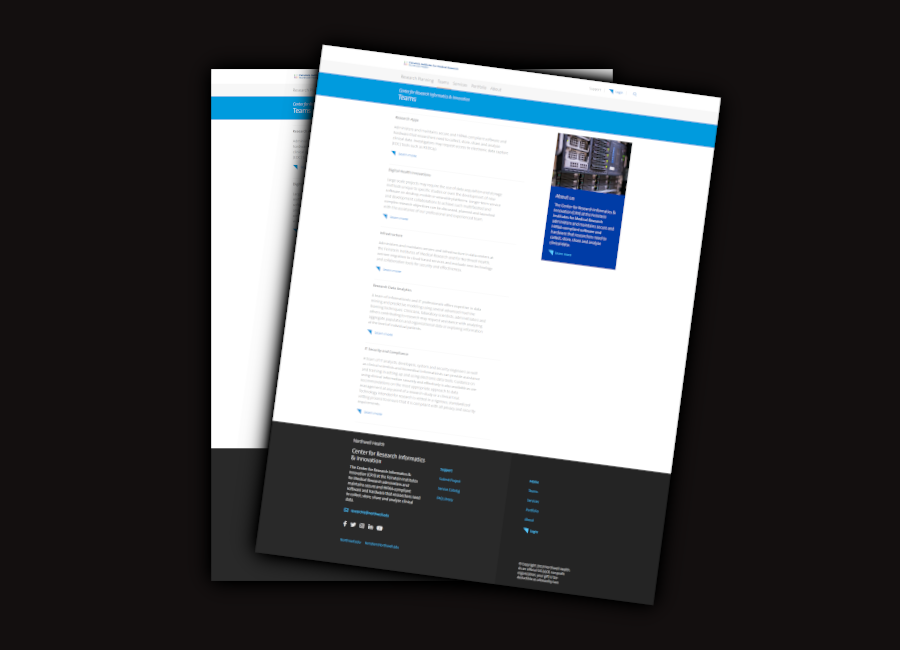
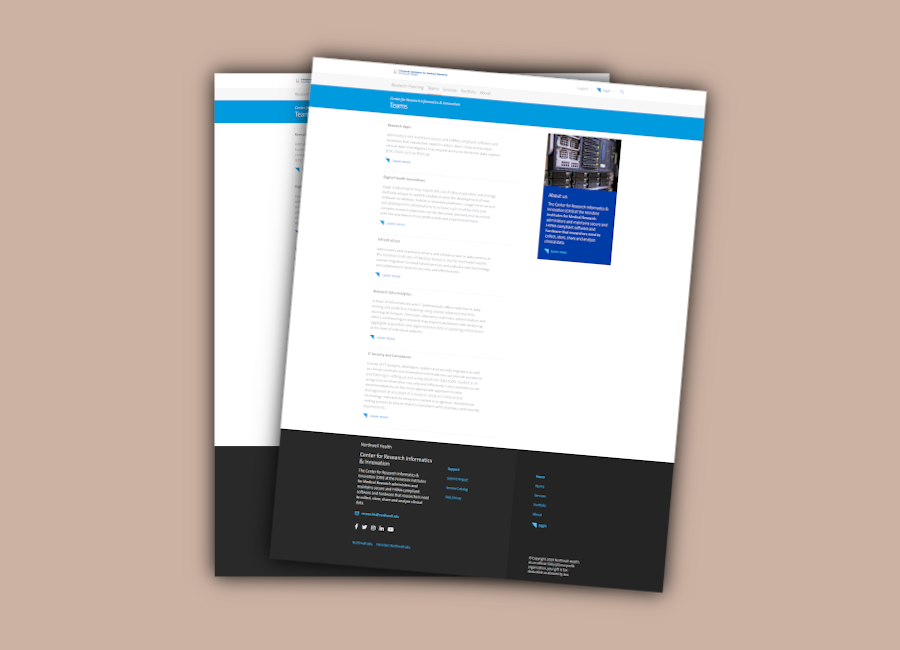
Layers edited between the first and the second (900, 650) image:
painted on "Pasted Layer copy" over 222, 12, 754, 638
painted on "Pasted Layer" over 179, 37, 645, 613
added layer "Layer #1" above "Layer" over 0, 0, 900, 650
